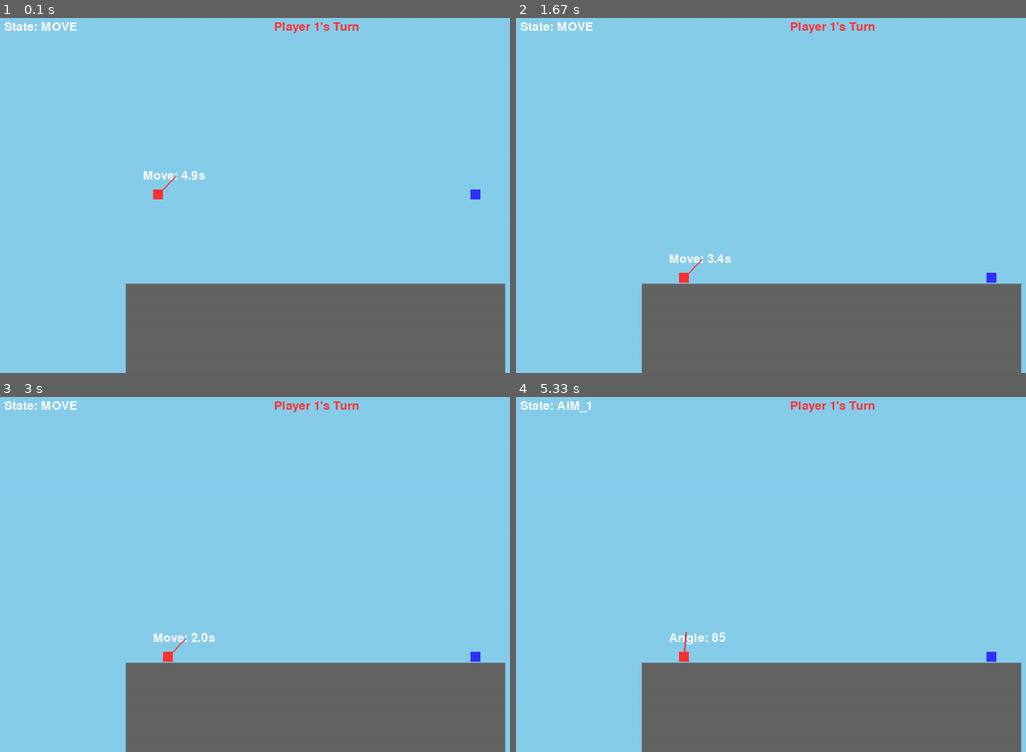
Above: before the commit, frames 1-4 (two rows, left to right).
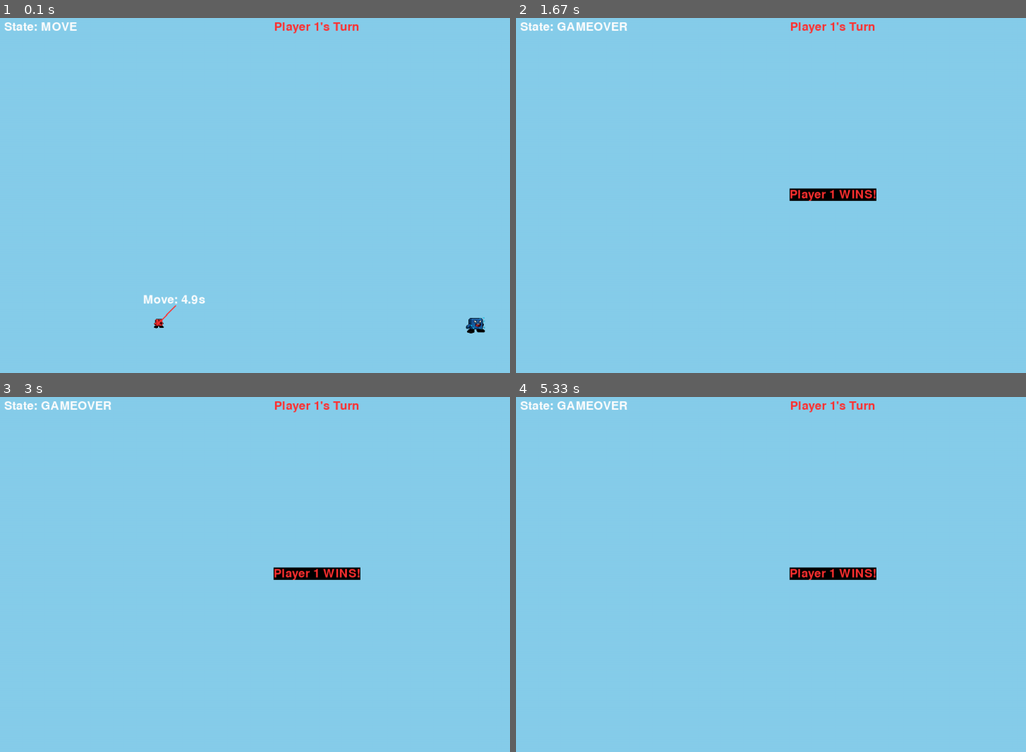
Above: after the commit, the same moments.

Repository: gonida1010/MyGame
Game: pygame game, started from Pygame_main.py
Same seed, same stepped clock (60 frames per second), same inputs: the game is played once before the commit and once after it.
Inputs:
- Up to frame 1 (0.1 s): no input
- Up to frame 2 (1.67 s): hold D 0.33-0.8 s; hold D 0.83-1.3 s
- Up to frame 3 (3 s): no input
- Up to frame 4 (5.33 s): no input

The runs differ from the first frame. In frame 1, 19% of the frame differs, in the area x 24-100%, y 43-100%; in frame 2, 20%; in frame 3, 20%; in frame 4, 20%, in the area x 8-100%, y 1-100%.

Commit message:
MyGame 넉백 수정 및 이미지 추가

Diff:
--- a/Pygame_main.py
+++ b/Pygame_main.py
@@ -1,6 +1,7 @@
 import pygame
 import sys
 import math
+import random
 
 # 기본 상수 설정(고정될 값은 대문자로 표현하기)
 # 기본 게임 화면 설정
@@ -29,15 +30,36 @@
 class Player(pygame.sprite.Sprite):
     def __init__(self, x, y, color, controls, char_type=1):
         super().__init__()
-        self.image = pygame.Surface((TILE_SIZE * 4, TILE_SIZE * 4))
-        self.image.fill(color)
+        if char_type == 1:
+            self.image = pygame.image.load('./images/red.png').convert_alpha()
+        elif char_type == 2:
+            self.image = pygame.image.load('./images/blue.png').convert_alpha()
+        elif char_type == 3:
+            self.image = pygame.image.load('./images/green.png').convert_alpha()
+        else:  # (기본값) 또는 선택 오류 시 기본 픽셀로 된 이미지
+            self.image = pygame.Surface((TILE_SIZE * 4, TILE_SIZE * 4))
+            self.image.fill(color)
+
+        # 이미지를 먼저 원하는 크기로 조절합니다.
+        self.image = pygame.transform.scale(self.image, (TILE_SIZE * 8, TILE_SIZE * 8))
+
         self.rect = self.image.get_rect(center=(x, y))
+
         self.color = color
         self.controls = controls  # {'left': key, 'right': key, 'fire': key}
         self.char_type = char_type
         self.angle = 45  # 초기 발사 각도
         self.facing_right = True
 
+        if self.char_type == 1:
+            self.y_offset = -12  # 빨간색 캐릭터의 발 위치 오프셋
+        elif self.char_type == 2:
+            self.y_offset = -2  # 파란색 캐릭터의 발 위치 오프셋
+        elif self.char_type == 3:
+            self.y_offset = 10  # 초록색 캐릭터의 발 위치 오프셋
+        else:
+            self.y_offset = 0   # 기본 사각형 캐릭터의 오프셋
+
         # 넉백 기능 추가하기=> 중력을 위한 속도 변수 추가
         self.vel_x = 0.0
         self.vel_y = 0.0
@@ -63,8 +85,9 @@
     def is_on_ground(self, terrain):
         # 플레이어가 땅에 있는지 확인하기
         # 플레이어 발밑 타일 확인
+        # y_offset = 0
         feet_tile_x = self.rect.centerx // TILE_SIZE
-        feet_tile_y = (self.rect.bottom + 1) // TILE_SIZE
+        feet_tile_y = (self.rect.bottom + self.y_offset) // TILE_SIZE
         if 0 <= feet_tile_x < MAP_WIDTH and 0 <= feet_tile_y < MAP_HEIGHT:
             return terrain.tiles[feet_tile_y][feet_tile_x] == 1
         return False
@@ -102,14 +125,34 @@
     def __init__(self):
         # 2D 배열로 맵 표현 (0: 빈 공간, 1: 흙)
         self.tiles = [[0 for _ in range(MAP_WIDTH)] for _ in range(MAP_HEIGHT)]
-        self.create_flat_map()
-
-    def create_flat_map(self):
-        # 평평한 맵 설정하기
+        # self.create_flat_map()
+
+    # 맵 1번: 평평한 맵
+    def create_map_1(self):
+        print("Loding Map 1: 평원")
         map_level = MAP_HEIGHT * 3 // 4
         for y in range(map_level, MAP_HEIGHT):
             for x in range(MAP_WIDTH // 5, MAP_WIDTH * 4 // 5):
                 self.tiles[y][x] = 1
+
+
+    def create_map_2(self):
+        print("Loding Map 2: 구룽지")
+        map_level = MAP_HEIGHT * 3 // 4
+        for y in range(map_level, MAP_HEIGHT):
+            for x in range(MAP_WIDTH):
+                if x < MAP_WIDTH // 4 or x > MAP_WIDTH * 3 // 4:
+                    self.tiles[y][x] = 1
+
+    def create_map_3(self):
+        print("Loding Map 3: 설원")
+        base_level = MAP_HEIGHT * 3 // 4
+        for x in range(MAP_WIDTH):
+            hill_height = int(math.sin(x * 0.02) * (MAP_HEIGHT // 10))
+            map_level = base_level - hill_height
+            for y in range(map_level, MAP_HEIGHT):
+                self.tiles[y][x] = 1
+                # 여기까지
 
     def draw(self, surface):
         # 지형 그리기
@@ -136,8 +179,20 @@
 class Projectile(pygame.sprite.Sprite):
     def __init__(self, x, y, angle, char_type, bonus_shot):
         super().__init__()
-        self.image = pygame.Surface((5, 5))
-        self.image.fill(YELLOW)
+
+        if char_type == 1:
+            self.image = pygame.image.load('./images/투사체_불.png').convert_alpha()
+        elif char_type == 2:
+            self.image = pygame.image.load('./images/투사체_폭탄.png').convert_alpha()
+        elif char_type == 3:
+            self.image = pygame.image.load('./images/투사체_슬라임.png').convert_alpha()
+        else:
+            # 기본 발사체 이미지
+            self.image = pygame.Surface((5, 5))
+            self.image.fill(YELLOW)
+
+        # 발사체 크기 수정
+        self.image = pygame.transform.scale(self.image, (60, 60))
         self.rect = self.image.get_rect(center=(x, y))
 
         self.x = float(x)
@@ -178,11 +233,11 @@
 
     # 지형 파괴 속성 함수 만들기
     def explode(self, terrain, players):
-        radius = 30 # 기본 반경
+        radius = 40 # 기본 반경
 
         # 캐릭터 2 (광역 폭발)
         if self.char_type == 2 and self.bonus_shot:
-            radius = 50
+            radius = 65
 
         # 캐릭터 1 (3발 집중) - 여기서는 파괴 반경으로 대체
         if self.char_type == 1 and self.bonus_shot:
@@ -200,8 +255,8 @@
             terrain.destroy_terrain(self.rect.centerx, self.rect.centery, radius)
 
         # --- (넉백 로직 추가) ---
-        knockback_radius = radius * 2.5  # 넉백 범위는 지형 파괴보다 넓게
-        max_knockback_force = 2         # 최대 넉백 힘
+        knockback_radius = radius * 2  # 넉백 범위
+        max_knockback_force = 8        # 최대 넉백 힘
 
         explosion_x, explosion_y = self.rect.center
 
@@ -226,7 +281,7 @@
                     knock_y = -knock_y * 0.2 # 방향을 바꿔 약하게 위로 띄움
 
                 # 6. (게임성 보정) 최소한의 수직 넉백을 보장 (위로 붕 뜨는 느낌)
-                knock_y -= force_magnitude * 0.3
+                knock_y -= force_magnitude * 0.1
 
                 # 7. 플레이어에게 넉백 적용
                 player.apply_knockback(knock_x, knock_y)
@@ -247,6 +302,10 @@
         self.clock = pygame.time.Clock()
         self.font = pygame.font.SysFont(None, 36)
 
+        # 배경추가하기
+        # try:
+        #     self.background_image = pygame.iamge.load(./images/)
+
         self.terrain = Terrain()
 
         # 플레이어 생성 (컨트롤, 캐릭터 타입 지정)
@@ -254,11 +313,23 @@
         player_2_controls = {'left': pygame.K_LEFT, 'right': pygame.K_RIGHT, 'fire': pygame.K_RETURN} # Enter 키
 
         self.players = pygame.sprite.Group()
+
         self.player_list = [
-            Player(SCREEN_WIDTH // 4, SCREEN_HEIGHT // 2, RED, player_1_controls, char_type=1),
-            Player(SCREEN_WIDTH * 3 // 4, SCREEN_HEIGHT // 2, BLUE, player_2_controls, char_type=2)
+            Player(SCREEN_WIDTH // 4,
+                   0, # <- 임시 Y좌표
+                   RED, player_1_controls, char_type=1),
+            Player(SCREEN_WIDTH * 3 // 4,
+                   0, # <- 임시 Y좌표
+                   BLUE, player_2_controls, char_type=2)
         ]
         self.players.add(self.player_list)
+
+        player_height = self.player_list[0].rect.height
+
+        ground_y_center = (MAP_HEIGHT * 3 // 4) * TILE_SIZE - (player_height // 2)+100
+
+        for player in self.player_list:
+            player.rect.centery = ground_y_center
 
         self.projectiles = pygame.sprite.Group()
 
@@ -271,8 +342,8 @@
         self.aim_2_time_limit = 3000 # 3초
 
         # 게이지 변수
-        self.gauge_1_angle_speed = 2.2
-        self.gauge_2_speed = (SCREEN_HEIGHT // 100) * 1.15 # 2배속 (1단계 게이지는 각도라 속도 비교가 다름)
+        self.gauge_1_angle_speed = 2.4  # 1단계 게이지 속도임
+        self.gauge_2_speed = (SCREEN_HEIGHT // 100) * 1.15 # 2단계 게이지 속도 설정
         self.gauge_2_value = 0
         self.gauge_2_direction = 1
         self.gauge_2_target_y = 0
Binary file changed: images/blue.png
Binary file changed: images/green.png
Binary file changed: images/red.png
Binary file added: images/설원배경.jpg
Binary file added: images/우주하늘배경.jpg
Binary file added: images/투사체_불.png
Binary file added: images/투사체_슬라임.png
Binary file added: images/투사체_폭탄.png
Binary file added: images/평야배경.jpg
